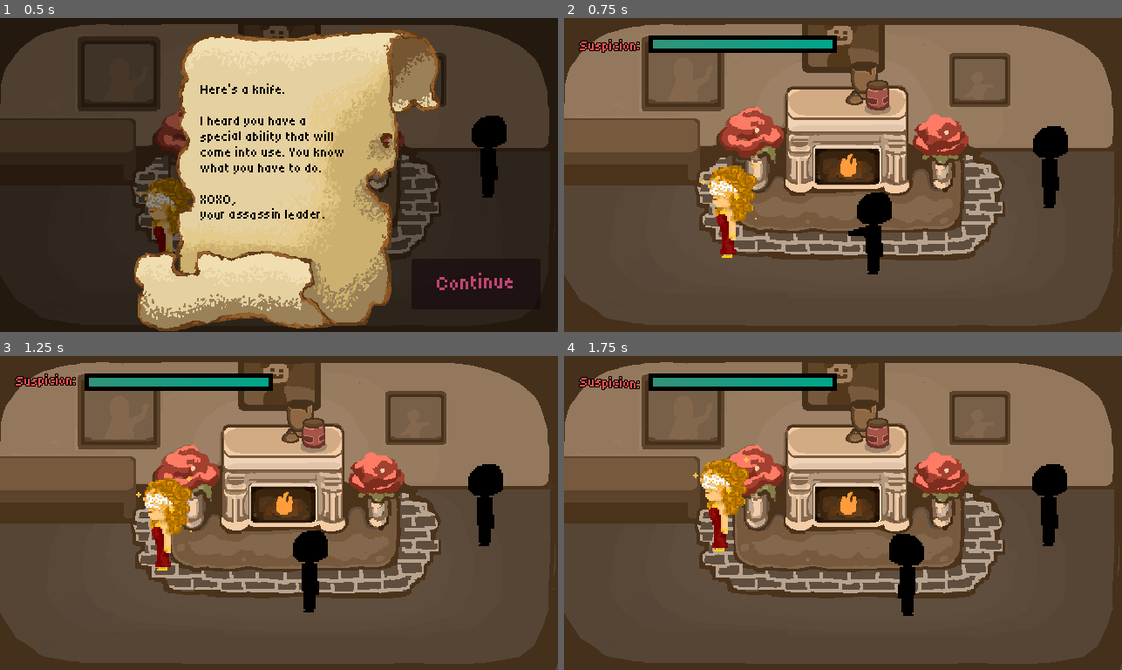
Above: before the commit, frames 1-4 (two rows, left to right).
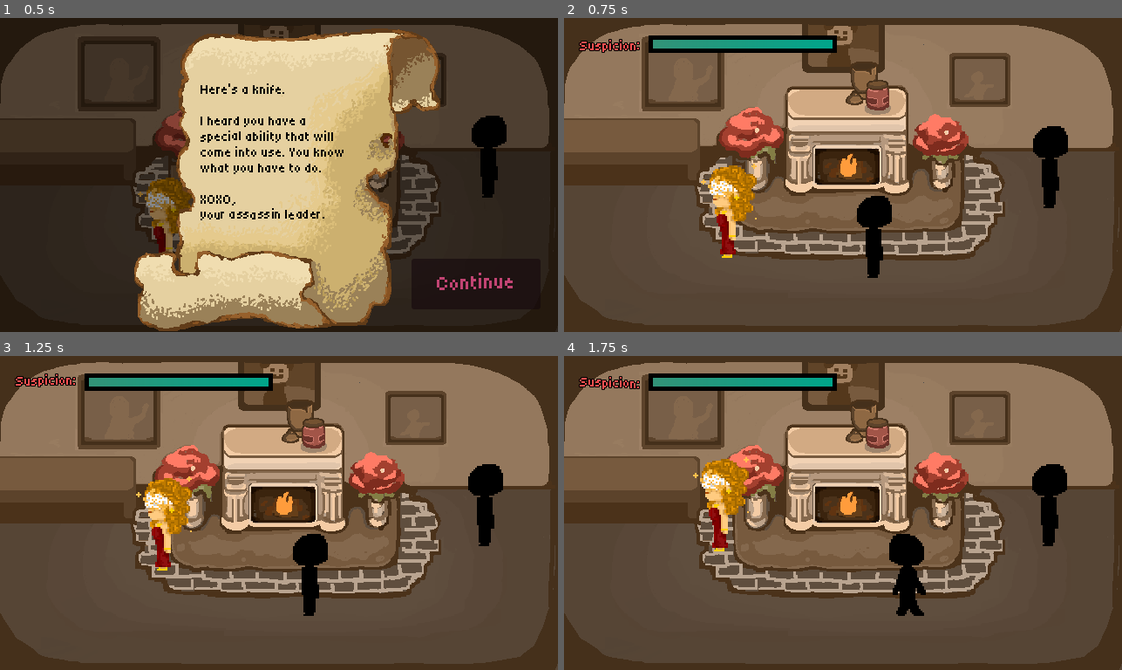
Above: after the commit, the same moments.

Repository: Tanner202/masquerade_game
Game: Godot game, scene res://Scenes/level.tscn
Same seed, same stepped clock (60 frames per second), same inputs: the game is played once before the commit and once after it. Sound files missing from this copy of the repository are replaced by a short silence.
Inputs (mouse positions are in pixels of both pictures, inside the frame that each line leads up to):
- Up to frame 1 (0.5 s): no input
- Up to frame 2 (0.75 s): click "[color=white][font_size=24][w…" at 0.5 s
- Up to frame 3 (1.25 s): no input
- Up to frame 4 (1.75 s): move the mouse to (965, 497) at 1.27 s; hold D (right) from 1.28 s (still down); hold Space (interact) from 1.28 s (still down); click (965, 497) at 1.55 s

Frame 1 is identical in both runs. In frame 2, 0.2% of the frame differs, in the area x 50-59%, y 55-83%; in frame 3, 0.2%; in frame 4, 0.2%, in the area x 58-65%, y 67-83%.

Commit message:
Killed bw

Diff:
--- a/GameController/GameController.gd
+++ b/GameController/GameController.gd
@@ -3,14 +3,23 @@
 extends Node
 
 var seenIntroScroll = false
-var player
+var player : Player
+var trigger_kill : bool
 var ui : UISystem;
+var curInteraction
+var curNPC : NPC
 var gameState : GameState = GameState.new()
 const LOSE_SCENE_NAME = "res://Scenes/LoseScene.tscn"
 const FIRST_SCENE_NAME = "res://Scenes/level.tscn"
 
 func _init():
 	pass
+
+func setCurTalkingNPC(npc : NPC):
+	curNPC = npc
+
+func setInteraction(i):
+	curInteraction = i
 
 func setPlayer(givenPlayer : Player):
 	player = givenPlayer
@@ -30,6 +39,10 @@
 		)
 	else:
 		player.can_move = true
+
+	# Setup Death Trigger
+	if (not gameState.has_flag("bw_killed")):
+		tryKillBW()
 
 func setUI(newUI : UISystem):
 	ui = newUI
@@ -57,3 +70,17 @@
 
 func loadFirstScene():
 	loadScene(FIRST_SCENE_NAME)
+
+func tryKillBW():
+	# Wait until you are trying to kill BW
+	while (not gameState.has_flag("bw_killed") or curInteraction != null):
+		await get_tree().process_frame
+
+	curNPC.kill()
+	player.can_move = false
+	print("Pre stab")
+	await player.playStab()
+	print("After stab")
+	await player.setSpriteToFun(Player.Char.BW)
+	print("After setSpriteToFun")
+	player.can_move = true
--- a/Scenes/interaction_scene.tscn
+++ b/Scenes/interaction_scene.tscn
@@ -16,6 +16,7 @@
 var npc_reference: Node
 
 func setup(data: Dictionary, start_id: String, npc: Node, portrait: Texture2D):
+	Controller.setInteraction(self)
 	dialogue_data = data
 	current_id = start_id
 	npc_reference = npc
@@ -94,6 +95,7 @@
 		update_ui()
 
 func close_interaction(action_trigger: String = \"\"):
+	Controller.setInteraction(null)
 	if npc_reference.has_method(\"end_interaction\"):
 		npc_reference.end_interaction(action_trigger)
 	queue_free()
--- a/UI/UI.tscn
+++ b/UI/UI.tscn
@@ -14,6 +14,16 @@
 
 [sub_resource type="GradientTexture1D" id="GradientTexture1D_byuxr"]
 gradient = SubResource("Gradient_jqf55")
+
+[sub_resource type="Animation" id="Animation_dhe1o"]
+resource_name = "ShowStartUI"
+
+[sub_resource type="AnimationLibrary" id="AnimationLibrary_q0uhn"]
+_data = {
+&"ShowStartUI": SubResource("Animation_dhe1o")
+}
+
+[sub_resource type="AnimationNodeBlendTree" id="AnimationNodeBlendTree_e707p"]
 
 [node name="UI" type="CanvasLayer" unique_id=776849873 node_paths=PackedStringArray("defaultUIHolder", "susBar", "notesUIHolder", "introUIHolder", "exitIntroButton")]
 layer = 2
@@ -263,3 +273,7 @@
 offset_top = 74.0
 offset_right = 109.0
 offset_bottom = 117.0
+
+[node name="AnimationTree" type="AnimationTree" parent="." unique_id=262576771]
+libraries/ = SubResource("AnimationLibrary_q0uhn")
+tree_root = SubResource("AnimationNodeBlendTree_e707p")
--- a/butterfly_woman.json
+++ b/butterfly_woman.json
@@ -14,7 +14,7 @@
   "list_butterflies": {
 	"text": "Red admiral, **chocolate argus**, painted lady. I love them all!",
 	"options": [
-	  { "text": "Ok... [STAB]", "action_trigger": "follow", "added_flag": "bw_killed" }
+	  { "text": "Ok... [STAB]", "added_flag": "bw_killed" }
 	]
   }
 }
--- a/character_body_2d.gd
+++ b/character_body_2d.gd
@@ -1,18 +1,53 @@
 extends CharacterBody2D
 
 class_name Player
+
+# Character enum for who to transform into
+enum Char{NONE, BW}
 
 @export var speed = 100
 
 var can_move = true
 @onready var audioPlayer = $AudioStreamPlayer2D
-@onready var animated_sprite_2d: AnimatedSprite2D = $AnimatedSprite2D
+var curChar : Char
+var curAnimatedSprite : AnimatedSprite2D
+@export var base_animated_sprite: AnimatedSprite2D
+@export var bw_animated_sprite: AnimatedSprite2D
 
-func _input(event: InputEvent) -> void:
-	if event.is_action_pressed("stab"):
-		animated_sprite_2d.play("stab")
+#func _input(event: InputEvent) -> void:
+#	if event.is_action_pressed("stab"):
+#		animated_sprite_2d.play("stab")
+
+func playStab():
+	curAnimatedSprite.play("stab")
+	await get_tree().create_timer(0.6).timeout
+
+func setSpriteTo(transformInto : Char):
+	curChar = transformInto
+	base_animated_sprite.hide()
+	bw_animated_sprite.hide()
+	if (transformInto == Char.BW):
+		curAnimatedSprite = bw_animated_sprite
+	else:
+		curAnimatedSprite = base_animated_sprite
+	curAnimatedSprite.show()
+
+func setSpriteToFun(transformInto : Char):
+	var oldChar = curChar
+	print("Start setSpriteToFun")
+	setSpriteTo(transformInto)
+	await get_tree().create_timer(0.1).timeout
+	setSpriteTo(oldChar)
+	await get_tree().create_timer(0.1).timeout
+	setSpriteTo(transformInto)
+	await get_tree().create_timer(0.1).timeout
+	setSpriteTo(oldChar)
+	await get_tree().create_timer(0.1).timeout
+	setSpriteTo(transformInto)
+	print("Done with setSpriteToFun")
 
 func _ready():
+	setSpriteTo(Char.NONE)
 	Controller.setPlayer(self)
 
 func get_input():
@@ -26,21 +61,21 @@
 		return
 	if velocity == Vector2.ZERO:
 		audioPlayer.stop()
-		if animated_sprite_2d.animation != "stab":
-			animated_sprite_2d.stop()
+		if curAnimatedSprite.animation != "stab":
+			curAnimatedSprite.stop()
 	elif !audioPlayer.playing:
 		audioPlayer.play()
-		animated_sprite_2d.play("walk")
+		curAnimatedSprite.play("walk")
 
 	if velocity.x > 0:
-		animated_sprite_2d.flip_h = true
+		curAnimatedSprite.flip_h = true
 	elif velocity.x < 0:
-		animated_sprite_2d.flip_h = false
+		curAnimatedSprite.flip_h = false
 
 	if velocity.y != 0 and velocity.x == 0:
-		animated_sprite_2d.play("walk_vertical")
+		curAnimatedSprite.play("walk_vertical")
 	elif velocity.x != 0:
-		animated_sprite_2d.play("walk")
+		curAnimatedSprite.play("walk")
 
 	get_input()
 	move_and_slide()
--- a/npc.gd
+++ b/npc.gd
@@ -199,6 +199,7 @@
 
 	var interaction_instance = INTERACTION_SCENE.instantiate()
 
+	Controller.setCurTalkingNPC(self)
 	get_tree().root.add_child(interaction_instance)
 	interaction_instance.setup(dialogue_dict, current_dialogue_id, self, portrait_texture)
 
@@ -259,3 +260,7 @@
 		player_in_interaction_range = false
 		if current_state != State.FOLLOW:
 			player = null
+
+func kill():
+	current_state = State.DEAD
+	queue_free()
--- a/player.tscn
+++ b/player.tscn
@@ -4,15 +4,100 @@
 [ext_resource type="SpriteFrames" uid="uid://df1vrjnyegbs3" path="res://Art/player.tres" id="3_hqtel"]
 [ext_resource type="AudioStream" uid="uid://biqr0vmkla61d" path="res://Audio/Ballroom Walking.wav" id="3_i3pqv"]
 [ext_resource type="Script" uid="uid://c7wrxbjynyfmv" path="res://SpriteOrderer.gd" id="4_hqtel"]
+[ext_resource type="Texture2D" uid="uid://c2sxs75q7c30t" path="res://butterfly lady front.png" id="5_b26j0"]
+[ext_resource type="Texture2D" uid="uid://dbbbv5017jnym" path="res://Art/Shadowman_stab (1).png" id="6_n7ghd"]
+[ext_resource type="Texture2D" uid="uid://d2xj5eteq60jl" path="res://Butterfly Lady-1.png.png" id="7_nvl01"]
+[ext_resource type="Texture2D" uid="uid://bp8i3b4aebi0k" path="res://Art/Shadowman_left_walk.png" id="8_ivps1"]
+[ext_resource type="Texture2D" uid="uid://c5e8h05hkc0jp" path="res://Art/Shadowman_up_down_walk.png" id="9_urp6f"]
 
 [sub_resource type="RectangleShape2D" id="RectangleShape2D_onrkg"]
 size = Vector2(21, 9)
 
+[sub_resource type="AtlasTexture" id="AtlasTexture_lsbmc"]
+atlas = ExtResource("6_n7ghd")
+region = Rect2(128, 0, 64, 64)
+
+[sub_resource type="AtlasTexture" id="AtlasTexture_3p4tb"]
+atlas = ExtResource("6_n7ghd")
+region = Rect2(0, 64, 64, 64)
+
+[sub_resource type="AtlasTexture" id="AtlasTexture_8j4q1"]
+atlas = ExtResource("6_n7ghd")
+region = Rect2(64, 64, 64, 64)
+
+[sub_resource type="AtlasTexture" id="AtlasTexture_6yrfj"]
+atlas = ExtResource("6_n7ghd")
+region = Rect2(128, 64, 64, 64)
+
+[sub_resource type="AtlasTexture" id="AtlasTexture_c15um"]
+atlas = ExtResource("8_ivps1")
+region = Rect2(0, 64, 64, 64)
+
+[sub_resource type="AtlasTexture" id="AtlasTexture_ee5sr"]
+atlas = ExtResource("9_urp6f")
+region = Rect2(0, 0, 64, 64)
+
+[sub_resource type="AtlasTexture" id="AtlasTexture_wbpcw"]
+atlas = ExtResource("9_urp6f")
+region = Rect2(0, 64, 64, 64)
+
+[sub_resource type="SpriteFrames" id="SpriteFrames_bwjto"]
+animations = [{
+"frames": [{
+"duration": 1.0,
+"texture": ExtResource("5_b26j0")
+}],
+"loop": true,
+"name": &"default",
+"speed": 5.0
+}, {
+"frames": [{
+"duration": 1.0,
+"texture": SubResource("AtlasTexture_lsbmc")
+}, {
+"duration": 1.0,
+"texture": SubResource("AtlasTexture_3p4tb")
+}, {
+"duration": 1.0,
+"texture": SubResource("AtlasTexture_8j4q1")
+}, {
+"duration": 1.0,
+"texture": SubResource("AtlasTexture_6yrfj")
+}],
+"loop": false,
+"name": &"stab",
+"speed": 6.0
+}, {
+"frames": [{
+"duration": 1.0,
+"texture": ExtResource("7_nvl01")
+}, {
+"duration": 1.0,
+"texture": SubResource("AtlasTexture_c15um")
+}],
+"loop": true,
+"name": &"walk",
+"speed": 4.0
+}, {
+"frames": [{
+"duration": 1.0,
+"texture": SubResource("AtlasTexture_ee5sr")
+}, {
+"duration": 1.0,
+"texture": SubResource("AtlasTexture_wbpcw")
+}],
+"loop": true,
+"name": &"walk_vertical",
+"speed": 5.0
+}]
+
 [node name="playerscene" type="Node2D" unique_id=1297024523]
 
-[node name="Player" type="CharacterBody2D" parent="." unique_id=1112654390]
+[node name="Player" type="CharacterBody2D" parent="." unique_id=1112654390 node_paths=PackedStringArray("base_animated_sprite", "bw_animated_sprite")]
 collision_layer = 2
 script = ExtResource("1_onrkg")
+base_animated_sprite = NodePath("AnimatedSprite2D")
+bw_animated_sprite = NodePath("BWAnimatedSprite")
 
 [node name="CollisionShape2D" type="CollisionShape2D" parent="Player" unique_id=1396867407]
 position = Vector2(-0.5, 23.5)
@@ -24,3 +109,8 @@
 [node name="AnimatedSprite2D" type="AnimatedSprite2D" parent="Player" unique_id=168577717]
 sprite_frames = ExtResource("3_hqtel")
 script = ExtResource("4_hqtel")
+
+[node name="BWAnimatedSprite" type="AnimatedSprite2D" parent="Player" unique_id=283328263]
+sprite_frames = SubResource("SpriteFrames_bwjto")
+animation = &"walk"
+script = ExtResource("4_hqtel")
Not shown: 1 places in Scenes/level.tscn that only renumber resources
